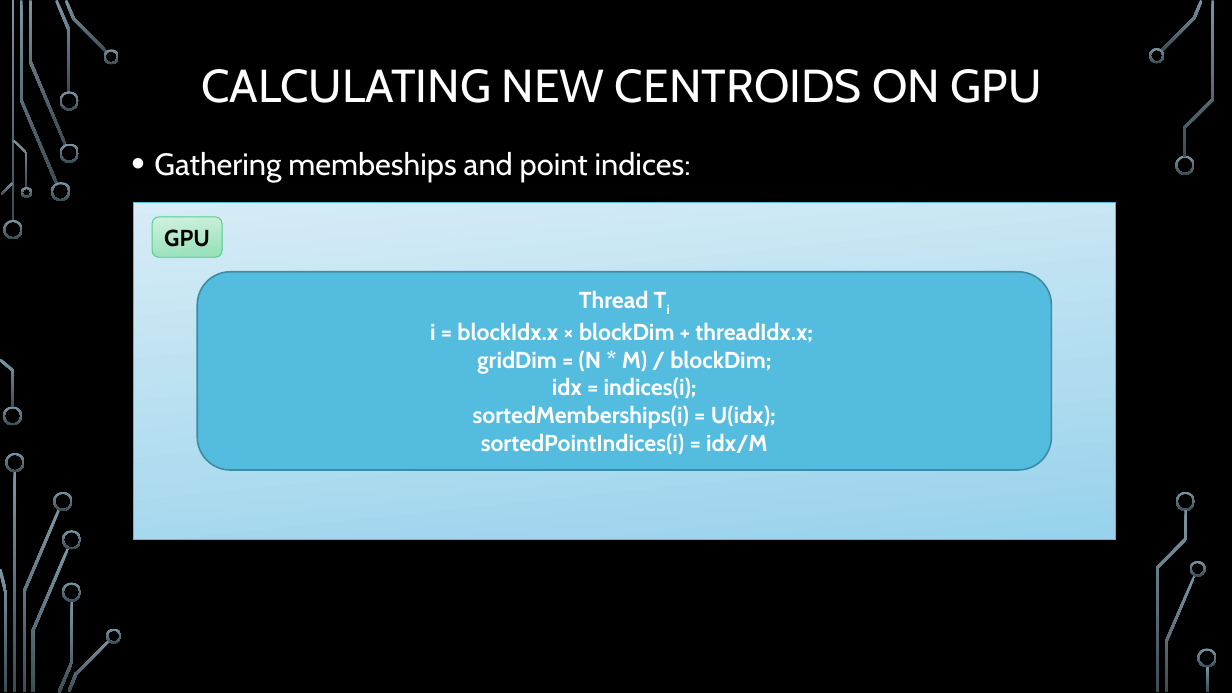
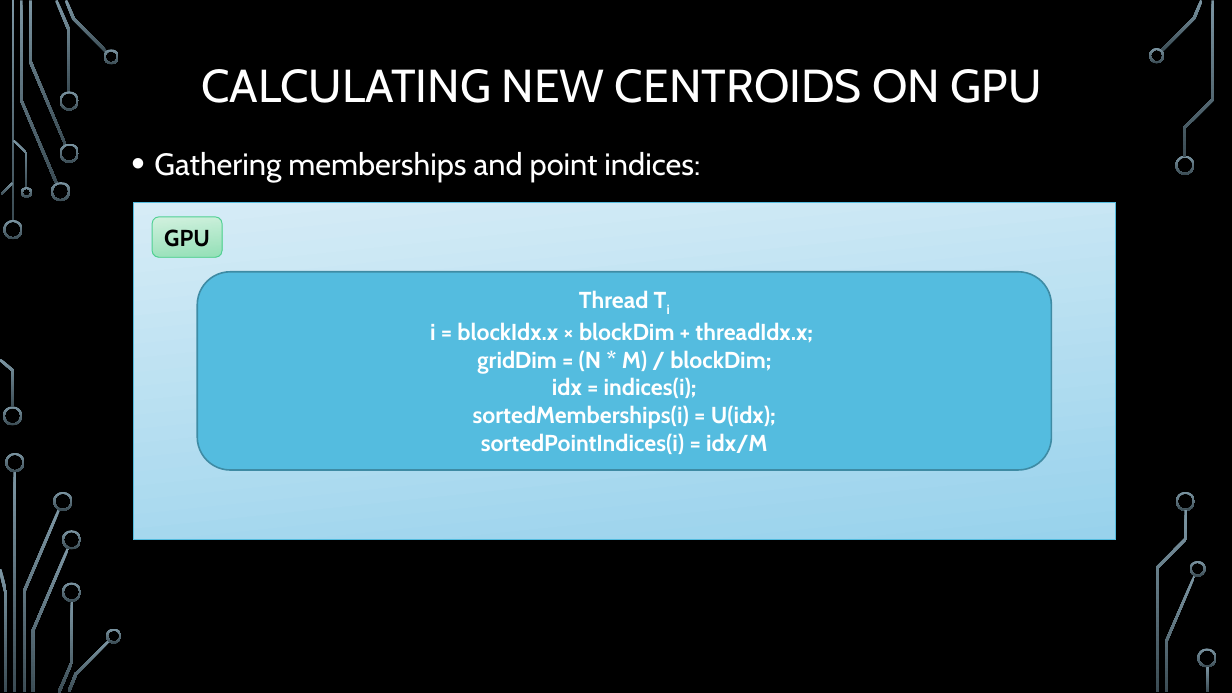
Before and after one commit to trungvdhp/master-ntou, a slide deck: slide 25 of ImageProcessing/Speeding up GFKM.pptx. Drawn at 1232x693 pixels with LibreOffice and Linux fonts; fonts in the diff are those of the drawing; background and template pictures are left out. Boxes give left, top, right and bottom in pixels: in the first picture for what was removed or moved away, otherwise in the second. Text is boxed around its words. In the diff, an @@ line names an element or a change of style, - is before the commit and + after.

```diff
--- a/ImageProcessing/Speeding up GFKM.pptx
+++ b/ImageProcessing/Speeding up GFKM.pptx
@@ text at [154, 152, 700, 181]: text changed @@
-• Gathering membeships and point indices:
+• Gathering memberships and point indices:
```
Also in this commit, not shown: 5 other slides changed, 2 slides added, 2 other files.
